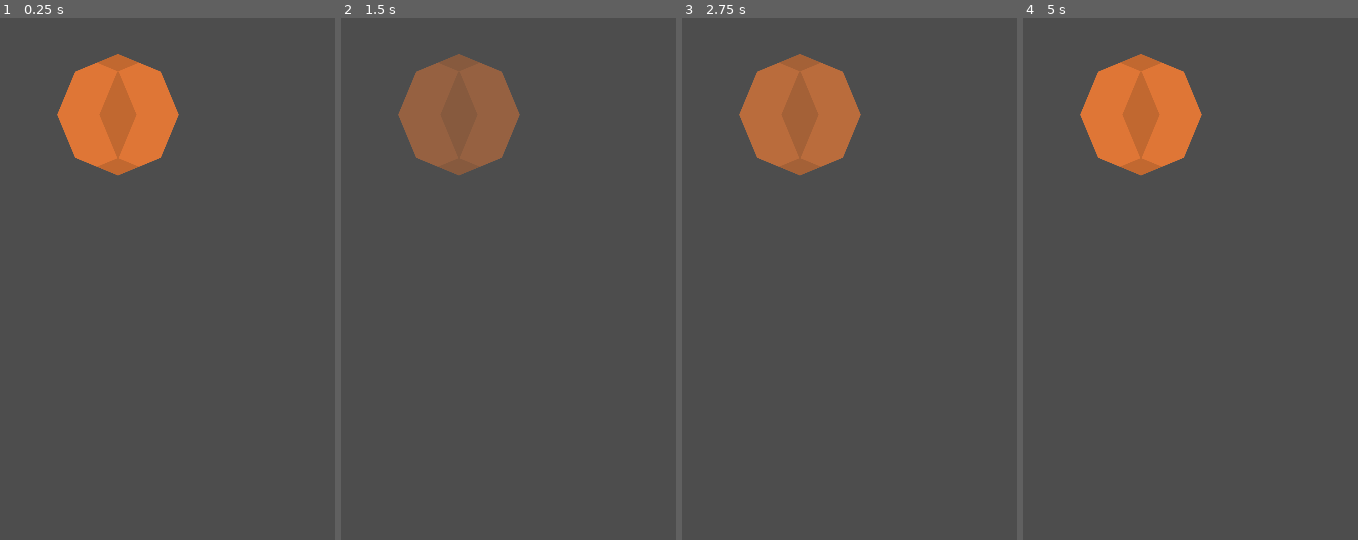
Above: before the commit, frames 1-4 (left to right).
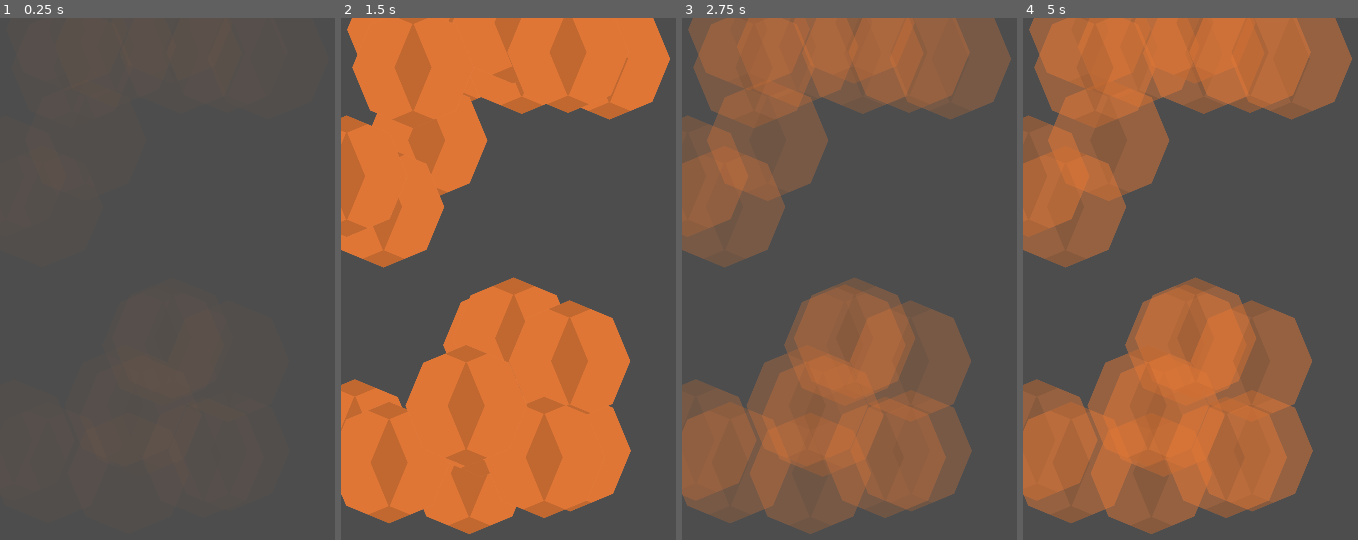
Above: after the commit, the same moments.

Repository: youngjaeahn1995/shapeship-run
Game: Godot game, scene res://scenes/obstacles/fading_polygon.tscn
Two runs of this game, one before a commit and one after it. Both use one fixed random seed, a clock stepped at 60 frames per second and the inputs below. This scene is started directly instead of the project's main scene.
Inputs (mouse positions are in pixels of both pictures, inside the frame that each line leads up to):
- Up to frame 1 (0.25 s): no input
- Up to frame 2 (1.5 s): move the mouse to (665, 378) at 0.52 s; click (665, 378) at 0.67 s; move the mouse to (475, 456) at 1.27 s; click (475, 456) at 1.42 s
- Up to frame 3 (2.75 s): move the mouse to (953, 242) at 2.02 s; click (953, 242) at 2.17 s
- Up to frame 4 (5 s): move the mouse to (outside the picture) at 2.77 s; click (outside the picture) at 2.92 s; move the mouse to (outside the picture) at 3.52 s; click (outside the picture) at 3.67 s; move the mouse to (1113, 299) at 4.27 s; click (1113, 299) at 4.42 s

The runs differ from the first frame. In frame 1, 6.0% of the frame differs, in the area x 17-54%, y 6-31%; in frame 2, 57%, in the area x 0-99%, y 0-99%; in frame 3, 55%; in frame 4, 56%.

Commit message:
Created polygons in the obstacle scene

Diff:
--- /dev/null
+++ b/scenes/obstacles/fading_polygon.gd
@@ -0,0 +1,23 @@
+extends Node
+
+@export var instance_scene: PackedScene
+var instance_num: int = 20
+
+# Called when the node enters the scene tree for the first time.
+func _ready():
+	spawn_instances()
+
+# Called every frame. 'delta' is the elapsed time since the previous frame.
+func _process(delta):
+	pass
+
+func spawn_instances():
+	var screen_size = get_viewport().get_size()
+
+	for i in range(instance_num):
+		var instance = instance_scene.instantiate()
+		add_child(instance)
+
+		var random_x = randf_range(0, screen_size.x)
+		var random_y = randf_range(0, screen_size.y)
+		instance.position = Vector2(random_x, random_y)
--- a/scenes/obstacles/fading_polygon.tscn
+++ b/scenes/obstacles/fading_polygon.tscn
@@ -1,10 +1,10 @@
-[gd_scene load_steps=2 format=3 uid="uid://rpjgushnmywh"]
+[gd_scene load_steps=3 format=3 uid="uid://rpjgushnmywh"]
 
+[ext_resource type="Script" path="res://scenes/obstacles/fading_polygon.gd" id="1_epnmf"]
 [ext_resource type="PackedScene" uid="uid://be0u5attgagen" path="res://scenes/obstacles/octogon.tscn" id="1_ymcvi"]
 
 [node name="fading_polygon" type="Node"]
+script = ExtResource("1_epnmf")
+instance_scene = ExtResource("1_ymcvi")
 
 [node name="Timer" type="Timer" parent="."]
-
-[node name="Octogon" parent="." instance=ExtResource("1_ymcvi")]
-position = Vector2(189, 155)
--- a/scenes/obstacles/octogon.gd
+++ b/scenes/obstacles/octogon.gd
@@ -1,6 +1,7 @@
 extends Area2D
 
-var tween: Tween;
+var duration = 1.5 : set = set_fade_duration
+var tween: Tween
 
 # Called when the node enters the scene tree for the first time.
 func _ready():
@@ -8,15 +9,15 @@
 
 # Called every frame. 'delta' is the elapsed time since the previous frame.
 func _process(delta):
-	if (!$CollisionPolygon2D.disabled && $Sprite2D.modulate.a < 0.95):
-		print("Disabled collision")
-		$CollisionPolygon2D.disabled = true
-	elif ($CollisionPolygon2D.disabled):
-		print("Enabled collision")
-		$CollisionPolygon2D.disabled = false
+	pass
 
 func start_tween():
 	tween = create_tween()
 	tween.set_loops()
-	tween.tween_property($Sprite2D, "modulate", Color(1, 1, 1, 1), 1)
-	tween.tween_property($Sprite2D, "modulate", Color(1, 1, 1, 0), 1)
+	tween.tween_callback(func(): $CollisionPolygon2D.disabled = true)
+	tween.tween_property($Sprite2D, "modulate", Color(1, 1, 1, 1), duration).set_trans(Tween.TRANS_SINE).set_ease(Tween.EASE_IN)
+	tween.tween_callback(func(): $CollisionPolygon2D.disabled = false)
+	tween.tween_property($Sprite2D, "modulate", Color(1, 1, 1, 0), 0.5).set_trans(Tween.TRANS_QUINT).set_ease(Tween.EASE_IN_OUT)
+
+func set_fade_duration(duration):
+	duration = duration
--- a/scenes/obstacles/octogon.tscn
+++ b/scenes/obstacles/octogon.tscn
@@ -7,6 +7,7 @@
 script = ExtResource("1_uu83n")
 
 [node name="Sprite2D" type="Sprite2D" parent="."]
+modulate = Color(1, 1, 1, 0)
 scale = Vector2(0.5, 0.5)
 texture = ExtResource("1_uihhc")
 
--- a/scenes/obstacles/rain.gd
+++ b/scenes/obstacles/rain.gd
@@ -1,7 +1,6 @@
 extends Node
 
 @export var instance_scene: PackedScene
-var instance_num: int = 20
 
 # Called when the node enters the scene tree for the first time.
 func _ready():
